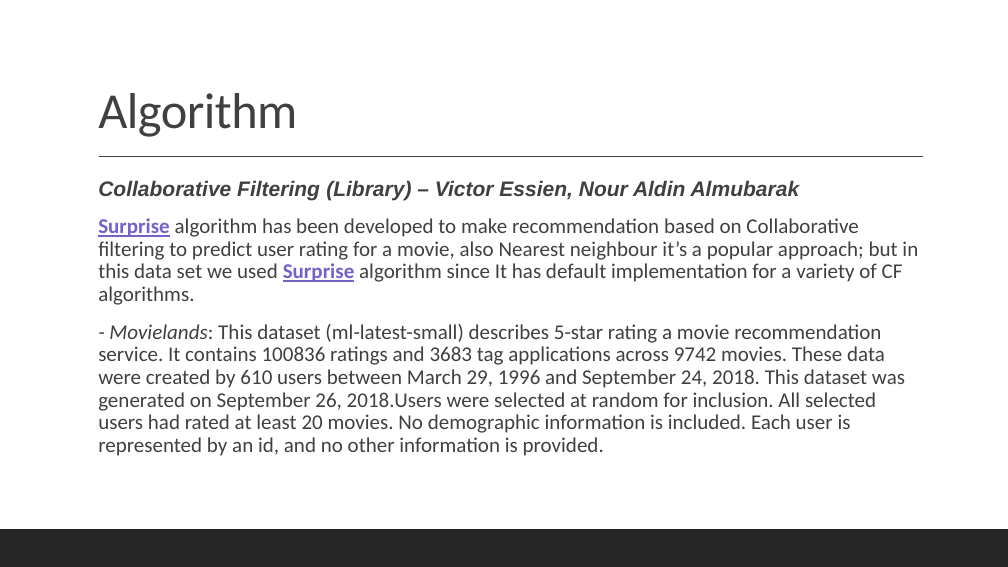
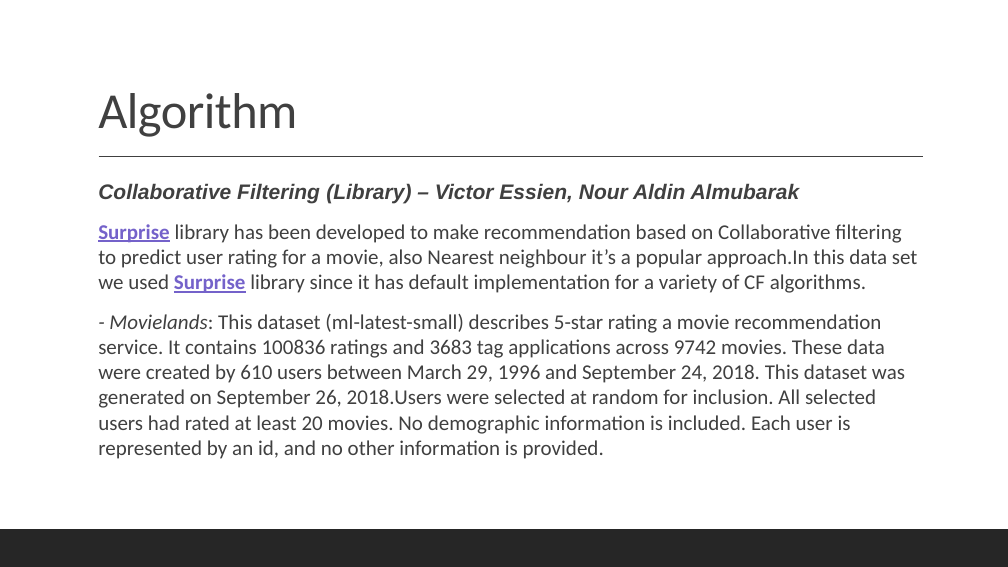
Before and after one commit to Data-Mining-Algorithms/Data-Mining-Algorithms, a slide deck: slide 7 of Data Mining presentation.pptx. Drawn at 1008x567 pixels with LibreOffice and Linux fonts; fonts in the diff are those of the drawing. Boxes give left, top, right and bottom in pixels: in the first picture for what was removed or moved away, otherwise in the second. Text is boxed around its words. In the diff, an @@ line names an element or a change of style, - is before the commit and + after.

Commit message:
Updating Presentation

```diff
--- a/Data Mining presentation.pptx
+++ b/Data Mining presentation.pptx
@@ text at (x1=98, y1=183, x2=905, y2=459): line spacing 0.9 to 1 @@
@@ text at (x1=98, y1=224, x2=918, y2=293): text changed @@
-  Surprise algorithm has been developed to make recommendation based on Collaborative filtering to predict user rating for a movie, also Nearest neighbour it’s a popular approach; but in this data set we used Surprise algorithm since It has default implementation for a variety of CF algorithms.
+  Surprise library has been developed to make recommendation based on Collaborative filtering to predict user rating for a movie, also Nearest neighbour it’s a popular approach.In this data set we used Surprise library since it has default implementation for a variety of CF algorithms.
```
Also in this commit, not shown: 3 other slides changed, 1 slide removed.
